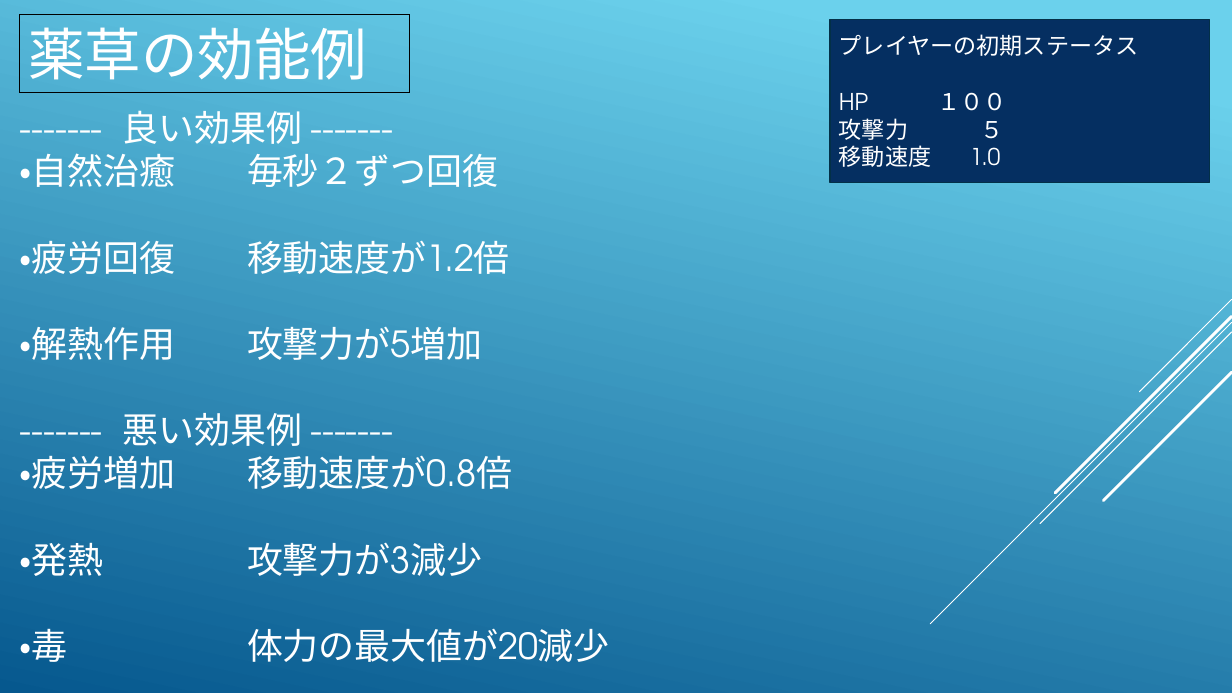
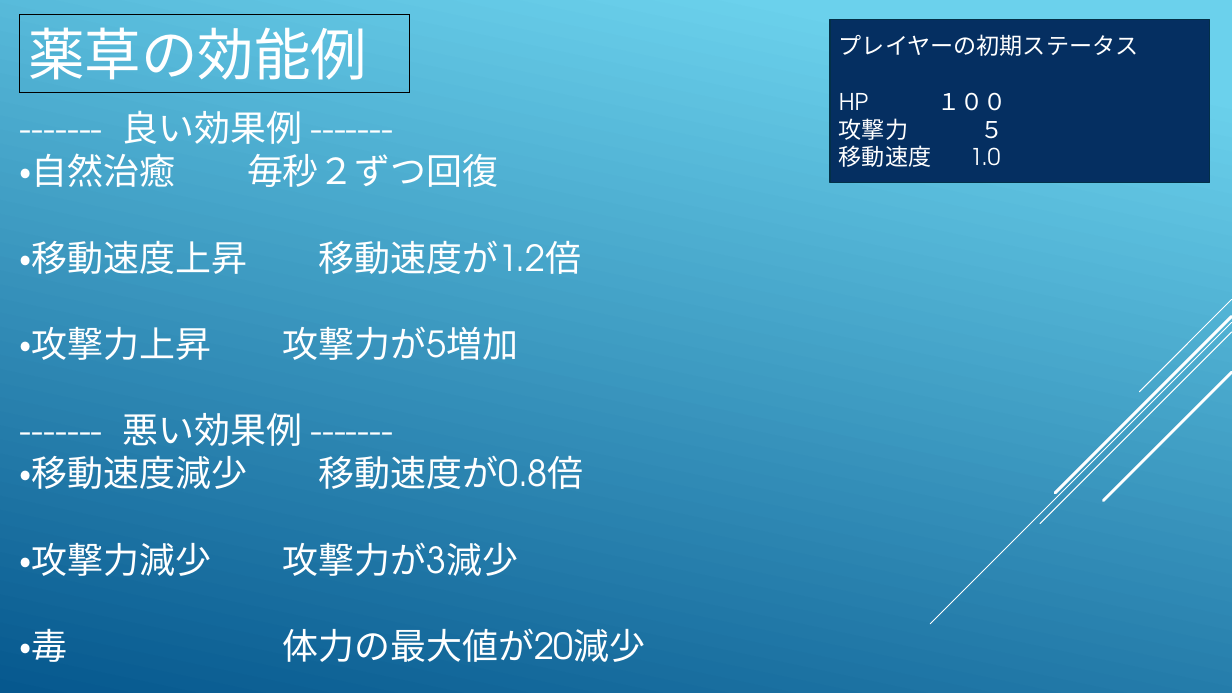
Before and after one commit to KawanoTakumi/2B-Team, a slide deck: slide 5 of Back To Home.pptx. Drawn at 1232x693 pixels with LibreOffice and Linux fonts; fonts in the diff are those of the drawing. Boxes give left, top, right and bottom in pixels: in the first picture for what was removed or moved away, otherwise in the second. Text is boxed around its words. In the diff, an @@ line names an element or a change of style, - is before the commit and + after.

```diff
--- a/Back To Home.pptx
+++ b/Back To Home.pptx
@@ text at (x1=20, y1=241, x2=582, y2=360): text changed @@
-・疲労回復 移動速度が1.2倍
-・解熱作用 攻撃力が5増加
+・移動速度上昇 移動速度が1.2倍
+・攻撃力上昇 攻撃力が5増加
@@ text at (x1=20, y1=455, x2=584, y2=576): text changed @@
-・疲労増加 移動速度が0.8倍
-・発熱 攻撃力が3減少
+・移動速度減少 移動速度が0.8倍
+・攻撃力減少 攻撃力が3減少
```
Also in this commit, not shown: 2 other slides changed, 5 other files.
